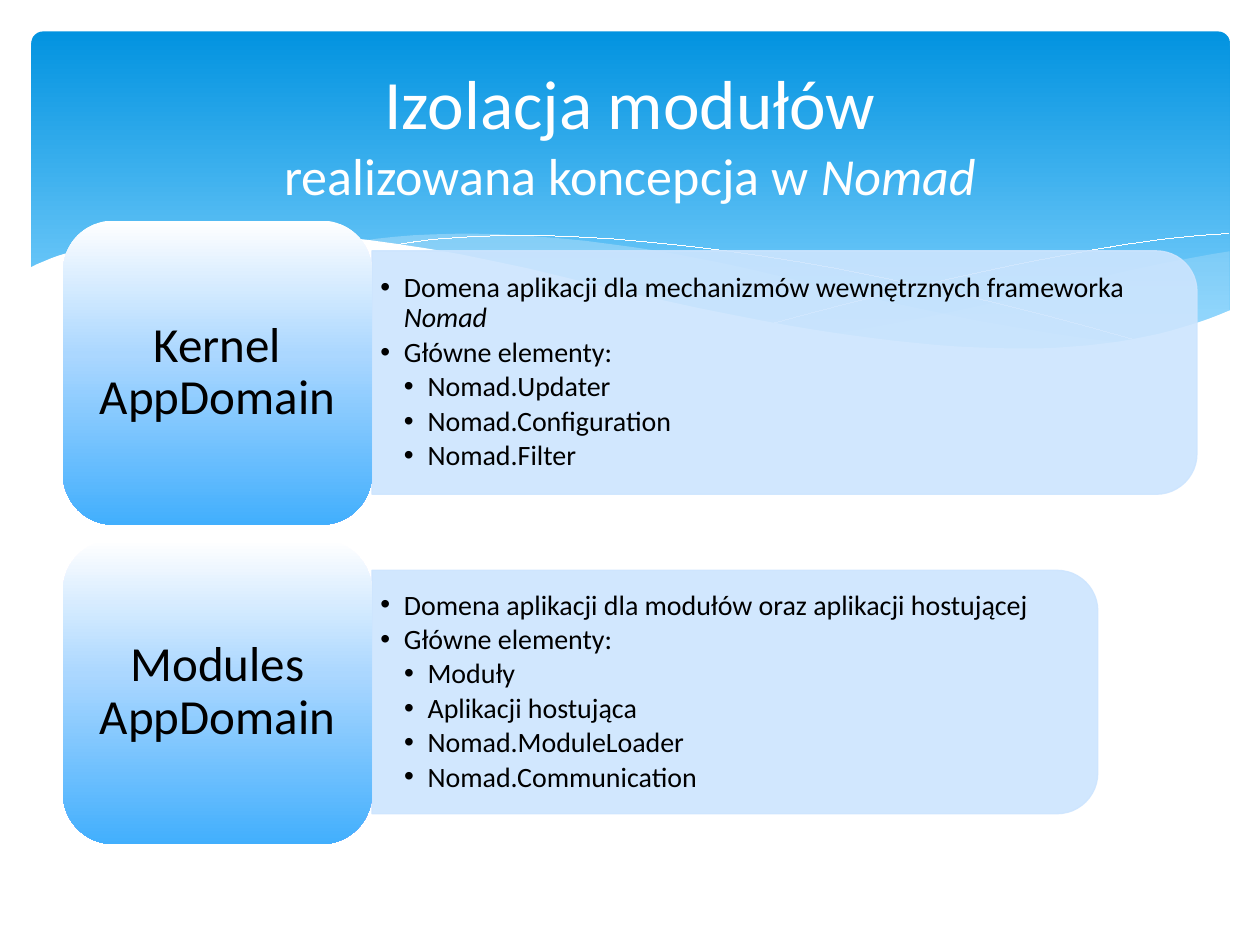
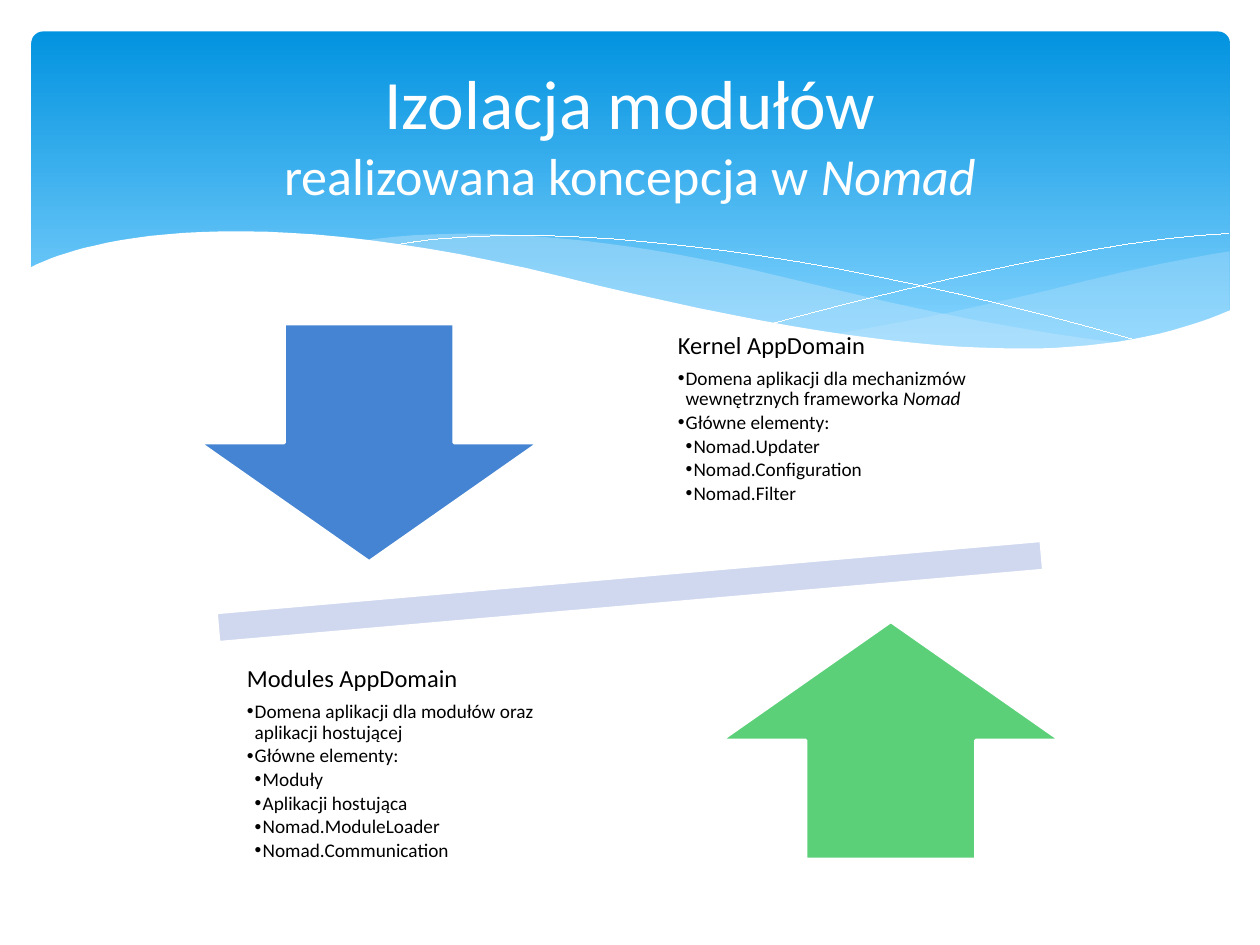
Before and after one commit to psla/Nomad, a slide deck: slide 68 of DiplomaSeminar/Presentation/Nomad.pptx (slide 66 before the commit). Drawn at 1260x945 pixels with LibreOffice and Linux fonts; fonts in the diff are those of the drawing. Boxes give left, top, right and bottom in pixels: in the first picture for what was removed or moved away, otherwise in the second. Text is boxed around its words. In the diff, an @@ line names an element or a change of style, - is before the commit and + after.

```diff
--- a/DiplomaSeminar/Presentation/Nomad.pptx
+++ b/DiplomaSeminar/Presentation/Nomad.pptx
@@ text "Kernel AppDomain": place and size @@
-text "Kernel AppDomain" at (404,277,1124,466)
+text "Kernel AppDomain" at (678,334,966,500)
@@ down arrow added at (199,324,539,562), fill #4584D3, outline #FFFFFF 2 pt @@
@@ text at (678,334,865,358): paragraph added @@
+Kernel AppDomain
@@ text at (678,371,966,500): size 16 to 11 pt in "Domena aplikacji dla mechanizmów wewnętrznych frameworka Nom ...", "Główne elementy:", "Nomad.Updater", "Nomad.Configuration" and 1 more places; indent changed @@
@@ math minus added at (63,478,1197,704), fill #CFD9EF, outline #FFFFFF 2 pt @@
@@ up arrow added at (721,621,1061,859), fill #5BD078, outline #FFFFFF 2 pt @@
@@ group removed at (63,220,1197,844): 2 round same rects, 2 rounded rectangles, 2 texts @@
-Kernel AppDomain
-Modules AppDomain
@@ text "Modules AppDomain": place and size @@
-text "Modules AppDomain" at (404,595,1027,788)
+text "Modules AppDomain" at (247,670,533,857)
@@ text at (247,670,457,691): paragraph added @@
+Modules AppDomain
@@ text at (247,704,533,857): size 16 to 11 pt in "Domena aplikacji dla modułów oraz aplikacji hostującej", "Główne elementy:", "Moduły", "Aplikacji hostująca" and 2 more places; indent changed @@
```
Also in this commit, not shown: 21 other slides changed, 5 slides added, 4 slides removed, 3 other files.
